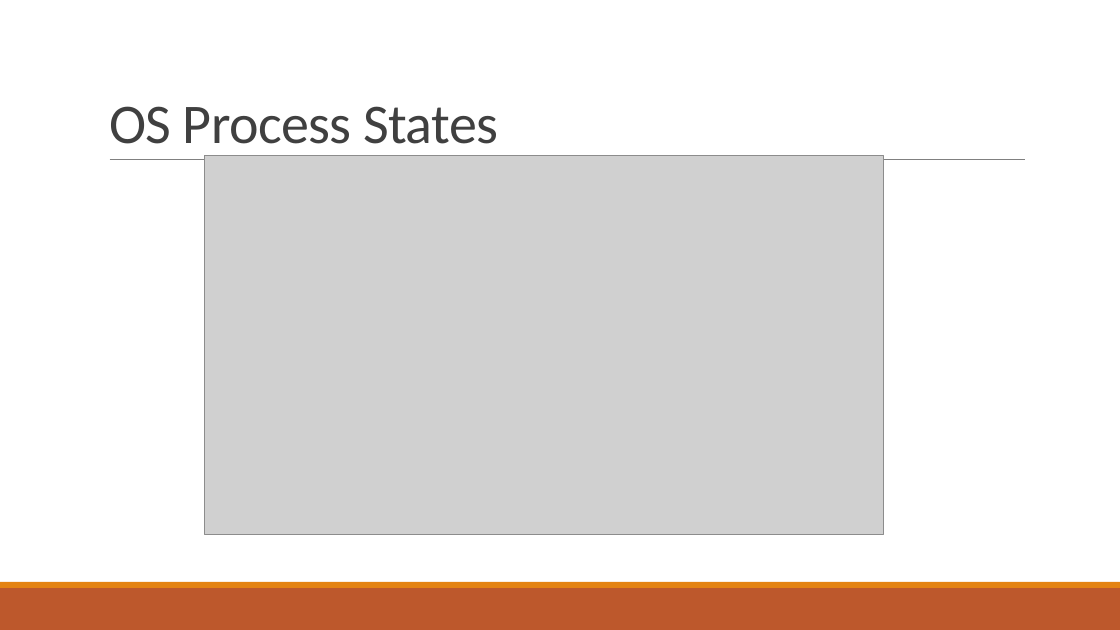
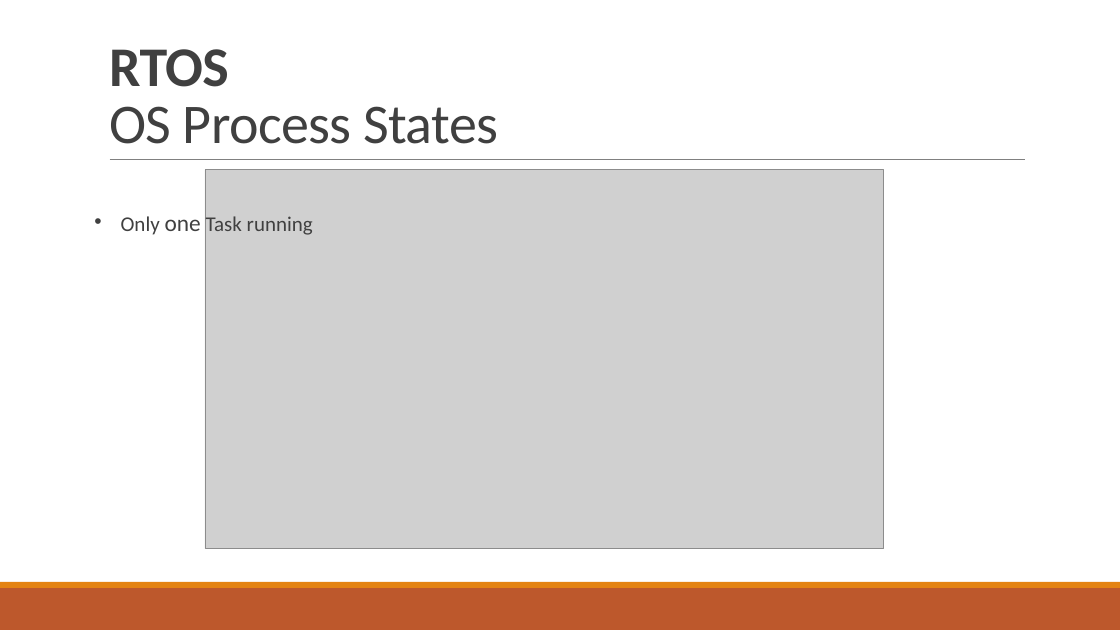
Before and after one commit to tfineich/INTRO_Projekt, a slide deck: slide 5 of Recap_SW5_Ineichen_Stecher.pptx. Drawn at 1120x630 pixels with LibreOffice and Linux fonts; fonts in the diff are those of the drawing; grey boxes stand for pictures. Boxes give left, top, right and bottom in pixels: in the first picture for what was removed or moved away, otherwise in the second. Text is boxed around its words. In the diff, an @@ line names an element or a change of style, - is before the commit and + after.

```diff
--- a/Recap_SW5_Ineichen_Stecher.pptx
+++ b/Recap_SW5_Ineichen_Stecher.pptx
@@ title at [109, 49, 498, 144]: text changed @@
-OS Process States
+RTOS
+OS Process States
@@ picture: place and size @@
-picture at [204, 155, 883, 534]
+picture at [205, 170, 884, 549]
@@ text added at [121, 216, 313, 235], 18 pt, text #404040 @@
+• Only one Task running
```
Also in this commit, not shown: 2 other slides changed, 3 slides added, 3 slides removed.
